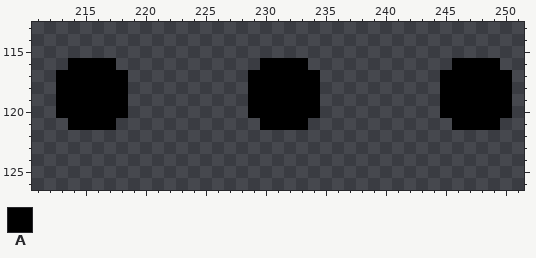
File history of a pixel-art file, Assets/Tiles/TileSet.aseprite. Above is the file before it was changed.
256x256 pixels, 1 frame. Colours within 5 levels of each other are drawn and written as one. Shown: x 211..251, y 113..126. The commit also changed other parts of the picture, which this record leaves out.
Palette (. is transparent): A #000000
Pixels before, first column x 213:
116 .AAAA............AAAA............AAAA.
117 AAAAAA..........AAAAAA..........AAAAAA
118 AAAAAA..........AAAAAA..........AAAAAA
119 AAAAAA..........AAAAAA..........AAAAAA
120 AAAAAA..........AAAAAA..........AAAAAA
121 .AAAA............AAAA............AAAA.
After:
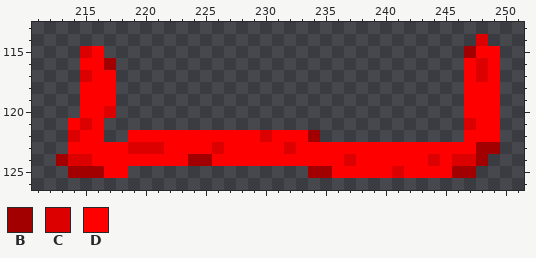
Colours new in this view: B #a20000  C #dd0000  D #ff0000
The exact change:
Changed rows in their new state; - is an unchanged pixel.
first column x 213:
114 -----------------------------------C--
115 --CD------------------------------BDD-
116 -.DDB------------....------------.DCD-
117 ..CDD.----------......----------..DCD.
118 ..DDD.----------......----------..DDD.
119 ..DDD.----------......----------..DDD.
120 ..DDC.----------......----------..DDD.
121 -DCD.------------....------------.CDD-
122 -CDD--DDDDDDDDDDDCDDDB------------DDD-
123 -DDDDDCCCDDDDCDDDDDCDDDDDDDDDDDDDDDBB-
124 BCCDDDDDDDDBBDDDDDDDDDDDCDDDDDDCDCCB--
125 -BBBDD---------------BBDDDDDCDDDDBB---
Changed places in both pictures, as pixel boxes (x1, y1, x2, y2):
changed: (56, 34, 512, 178)
